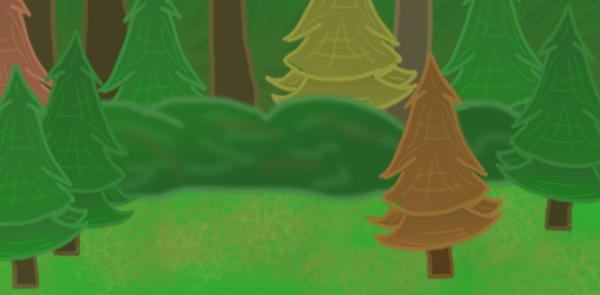
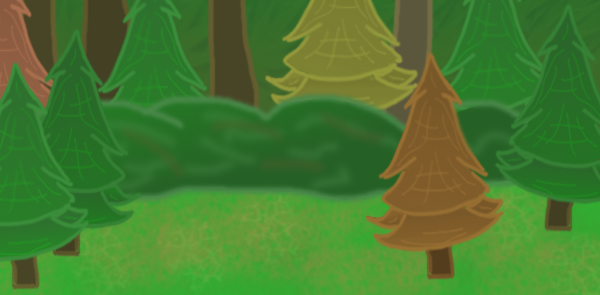
Before/after of a 600x295 layered artwork. What changed in the layer stack:
painted on "tree.png copy" over [384, 196, 467, 213]
painted on "tree.png copy #5" over [288, 61, 375, 81]
